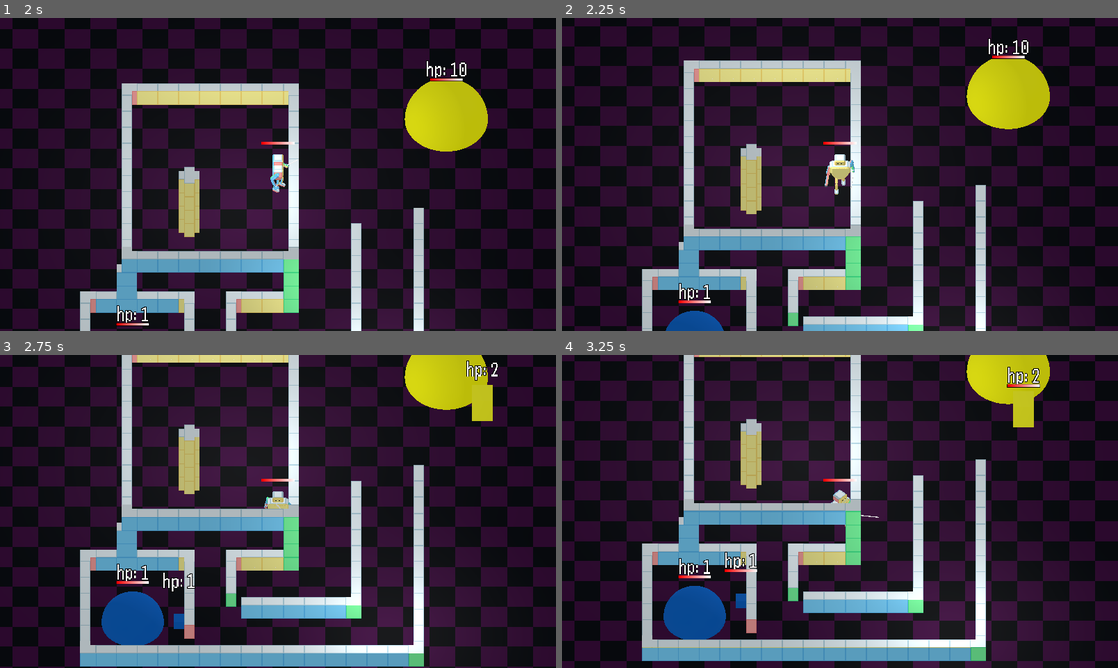
Above: before the commit, frames 1-4 (two rows, left to right).
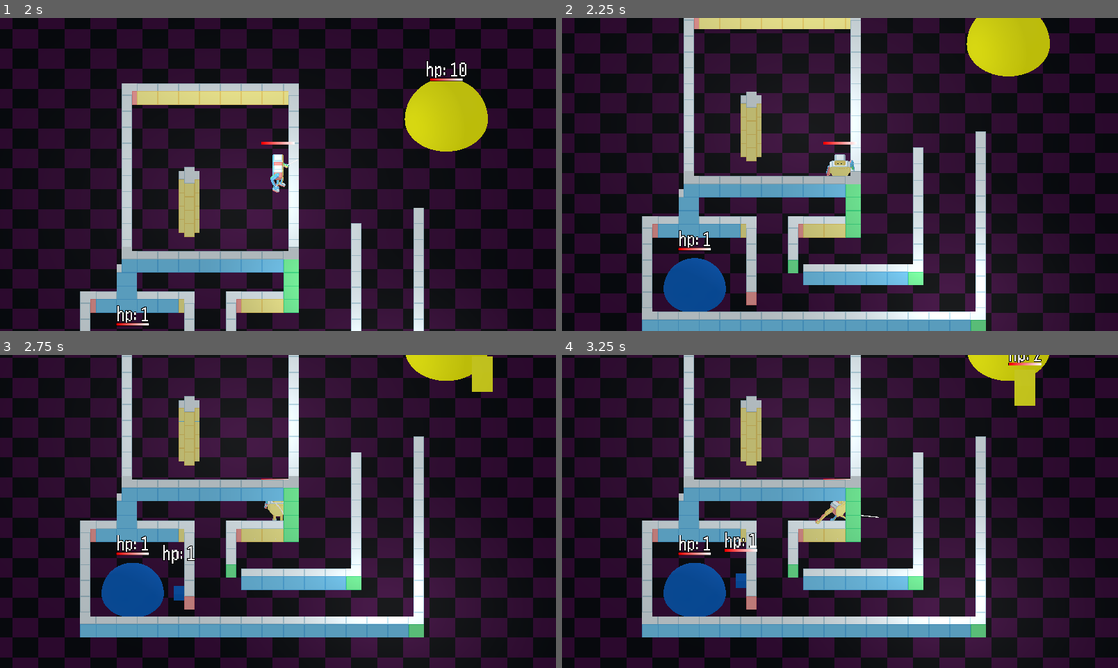
Above: after the commit, the same moments.

Repository: markguinn/kitbash-toy-clash
Game: Godot game, scene res://main.tscn
Same seed, same stepped clock (60 frames per second), same inputs: the game is played once before the commit and once after it.
Inputs:
- Up to frame 1 (2 s): click "Prototype #1" at 0.5 s; hold Right (right) from 1.28 s (still down); hold X (attack2) from 1.28 s (still down); tap C (dash, bound only after the commit) at 1.55 s
- Up to frame 2 (2.25 s): release Right (right) at 2.03 s; release X (attack2) at 2.03 s; hold S (down) from 2.03 s (still down); tap C (dash, bound only after the commit) at 2.1 s
- Up to frame 3 (2.75 s): keep holding S (down); tap X (attack2) at 2.3 s
- Up to frame 4 (3.25 s): release S (down) at 2.78 s; hold Right (right) from 2.78 s (still down); hold Z (attack1) from 2.78 s (still down); tap C (dash, bound only after the commit) at 3.05 s

Frame 1 is identical in both runs. In frame 2, 71% of the frame differs, in the area x 0-100%, y 0-100%; in frame 3, 62%; in frame 4, 82%.

Commit message:
add dash and lay foundation for special attacks

Diff:
--- a/common/body_parts/body_part.gd
+++ b/common/body_parts/body_part.gd
@@ -4,6 +4,10 @@
 const AUTO_CONNECT_SIGNALS = [
 	"attack_start",
 	"attack_end",
+	"special_start",
+	"special_end",
+	"dash_start",
+	"dash_end",
 	"walk_start",
 	"walk_end",
 	"change_direction",
--- a/common/body_parts/body_part_container.gd
+++ b/common/body_parts/body_part_container.gd
@@ -7,6 +7,14 @@
 signal attack_start(dir: Vector3)
 @warning_ignore("unused_signal")
 signal attack_end(dir: Vector3)
+@warning_ignore("unused_signal")
+signal special_start(dir: Vector3)
+@warning_ignore("unused_signal")
+signal special_end(dir: Vector3)
+@warning_ignore("unused_signal")
+signal dash_start(dir: Vector3)
+@warning_ignore("unused_signal")
+signal dash_end(dir: Vector3)
 @warning_ignore("unused_signal")
 signal walk_start(dir: Vector3)
 @warning_ignore("unused_signal")
@@ -32,7 +40,8 @@
 var parts: Array[BodyPart] = []
 var can_move := true
 var last_attack_at: int
-
+var last_special_at: int
+var last_dash_at: int
 
 var can_attack: bool:
 	get():
@@ -42,6 +51,26 @@
 		)
 	set(v):
 		last_attack_at = 0 if v else Now.msec + 1000
+
+
+var can_special: bool:
+	get():
+		return (
+			stats.special_cooldown > 0
+			and last_special_at + stats.special_cooldown < Now.msec
+		)
+	set(v):
+		last_special_at = 0 if v else Now.msec + 1000
+
+
+var can_dash: bool:
+	get():
+		return (
+			stats.dash_cooldown > 0
+			and last_dash_at + stats.dash_cooldown < Now.msec
+		)
+	set(v):
+		last_dash_at = 0 if v else Now.msec + 1000
 
 
 func _ready() -> void:
@@ -60,7 +89,6 @@
 	_calc_stats()
 	parts_changed.connect(_on_parts_changed)
 	attack_start.connect(_on_attack_start)
-	attack_end.connect(_on_attack_end)
 	Log.debug(self, host.name, "Body parts", parts.map(func(n): return n.name))
 
 
@@ -71,14 +99,16 @@
 		_find_body_parts(n)
 
 
-# TODO: let each body part specify if it stops movement on attack
-# TODO: don't do this if no body parts have an attack
 func _on_attack_start(_dir: Vector3) -> void:
 	last_attack_at = Now.msec
 
 
-func _on_attack_end(_dir: Vector3) -> void:
-	pass
+func _on_special_start(_dir: Vector3) -> void:
+	last_special_at = Now.msec
+
+
+func _on_dash_start(_dir: Vector3) -> void:
+	last_dash_at = Now.msec
 
 
 func _calc_stats() -> void:
--- a/common/stat_block.gd
+++ b/common/stat_block.gd
@@ -13,6 +13,10 @@
 ## 0 means this part doesn't impact the stat at all
 @export var move_speed: float = 0.0
 
+@export var dash_speed: float = 70.0
+
+@export var dash_lengh: float = 0.3
+
 ## seconds to turn fully, averaged across parts
 ## 0 means this part doesn't impact the stat at all
 @export var turn_speed: float = 0.0
@@ -22,7 +26,8 @@
 ## 0 means this part doesn't impact the cooldown at all
 ## if all parts have a 0 for this value, the player can't attack at all
 @export var attack_cooldown: int = 0
-#@export var special_attack_cooldown: float = 0
+@export var special_cooldown: int = 0
+@export var dash_cooldown: int = 2000
 
 ## this is really only needed for legs that are longer than the default
 ## highest value wins
@@ -32,6 +37,8 @@
 func merge(blocks_or_parts: Array) -> void:
 	# these are the total parts that carry weight for stats that are averaged
 	var total_attack_cooldowns := 1 if attack_cooldown > 0 else 0
+	var total_special_cooldowns := 1 if special_cooldown > 0 else 0
+	var total_dash_cooldowns := 1 if dash_cooldown > 0 else 0
 	var total_move_speeds := 1 if move_speed > 0.0 else 0
 	var total_turn_speeds := 1 if turn_speed > 0.0 else 0
 
@@ -42,6 +49,12 @@
 		if b.attack_cooldown > 0:
 			attack_cooldown += b.attack_cooldown
 			total_attack_cooldowns += 1
+		if b.special_cooldown > 0:
+			special_cooldown += b.special_cooldown
+			total_special_cooldowns += 1
+		if b.dash_cooldown > 0:
+			dash_cooldown += b.dash_cooldown
+			total_dash_cooldowns += 1
 		if b.move_speed > 0.0:
 			move_speed += b.move_speed
 			total_move_speeds += 1
@@ -53,6 +66,10 @@
 	# apply averaging
 	if total_attack_cooldowns > 0:
 		attack_cooldown = attack_cooldown / total_attack_cooldowns
+	if total_special_cooldowns > 0:
+		special_cooldown = special_cooldown / total_special_cooldowns
+	if total_dash_cooldowns > 0:
+		dash_cooldown = dash_cooldown / total_dash_cooldowns
 	if total_move_speeds > 0:
 		move_speed = move_speed / total_move_speeds
 	if total_turn_speeds > 0:
--- a/player/player.gd
+++ b/player/player.gd
@@ -5,6 +5,8 @@
 var target_rot: float
 
 var is_attacking := false
+var is_special_attacking := false
+var is_dashing := false
 var is_walking := false
 var walk_blend_tween: Tween
 
@@ -35,8 +37,14 @@
 	animation_tree["parameters/moving/blend_amount"] = 0.0
 
 
+# TODO: these probably go in a helper class
+
 func _vec2_to_vec3(dir: Vector2) -> Vector3:
 	return Vector3(dir.x, 0.0, dir.y)
+
+
+func _vec3_to_vec2(dir: Vector3) -> Vector2:
+	return Vector2(dir.x, dir.z)
 
 
 func _fix_angle(angle: float) -> float:
@@ -73,12 +81,15 @@
 
 
 func _physics_process(delta: float) -> void:
-	var dir := _get_input_dir()
+	var dir:= _get_input_dir() if not is_dashing else _vec3_to_vec2(cur_dir)
 
 	if dir.length() > 0.0 and body_root.can_move:
 		var walk_dir := _vec2_to_vec3(dir)
 		var next_rot := _fix_angle(dir.angle())
-		velocity = walk_dir * body_root.stats.move_speed
+		if is_dashing:
+			velocity = walk_dir * body_root.stats.dash_speed
+		else:
+			velocity = walk_dir * body_root.stats.move_speed
 		if not is_equal_approx(target_rot, next_rot):
 			body_root.change_direction.emit(walk_dir)
 		target_rot = next_rot
@@ -108,8 +119,13 @@
 
 
 func _input(event: InputEvent) -> void:
+	# TODO: think about this state management
 	if event.is_action_pressed("attack1") and body_root.can_attack:
 		_attack.call_deferred()
+	if event.is_action_pressed("attack2") and body_root.can_special:
+		_special_attack.call_deferred()
+	if event.is_action_pressed("dash") and body_root.can_dash:
+		_dash.call_deferred()
 	if event.is_action_pressed("switch_cam"):
 		_set_cam(cur_cam + 1)
 
@@ -123,6 +139,19 @@
 	is_attacking = false
 
 
+func _special_attack() -> void:
+	pass # TODO
+
+
+func _dash() -> void:
+	is_dashing = true
+	#animation_tree.set("parameters/attack/request", AnimationNodeOneShot.ONE_SHOT_REQUEST_FIRE)
+	body_root.dash_start.emit(cur_dir)
+	await get_tree().create_timer(body_root.stats.dash_lengh).timeout
+	body_root.dash_end.emit(cur_dir)
+	is_dashing = false
+
+
 func _on_health_drip() -> void:
 	life.add_damage(1.0)
 
--- a/project.godot
+++ b/project.godot
@@ -96,7 +96,7 @@
 , Object(InputEventJoypadButton,"resource_local_to_scene":false,"resource_name":"","device":-1,"button_index":2,"pressure":0.0,"pressed":false,"script":null)
 ]
 }
-attack3={
+dash={
 "deadzone": 0.2,
 "events": [Object(InputEventKey,"resource_local_to_scene":false,"resource_name":"","device":-1,"window_id":0,"alt_press …(191 unchanged characters)…
 , Object(InputEventKey,"resource_local_to_scene":false,"resource_name":"","device":16,"window_id":0,"alt_pressed":false …(186 unchanged characters)…
